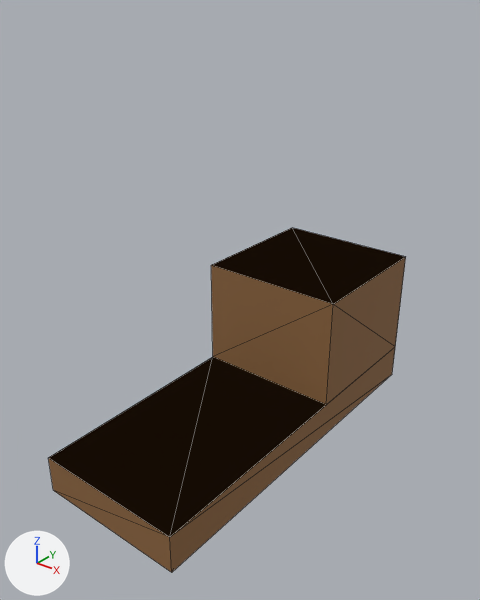
An edit to the glTF model csg_assets/chair.gltf, drawn before and after from the same camera.
Before and after are seen from a camera (50 mm lens) standing at (11.46, -17.02, 11.29) and looking at (2.18, -5.42, 4.1). Arrows for +X, +Y and +Z are at lower left; the lights stay in place. The picture after the commit comes second. Mesh edges are drawn as thin lines. Vertices at exactly the same position are counted once.
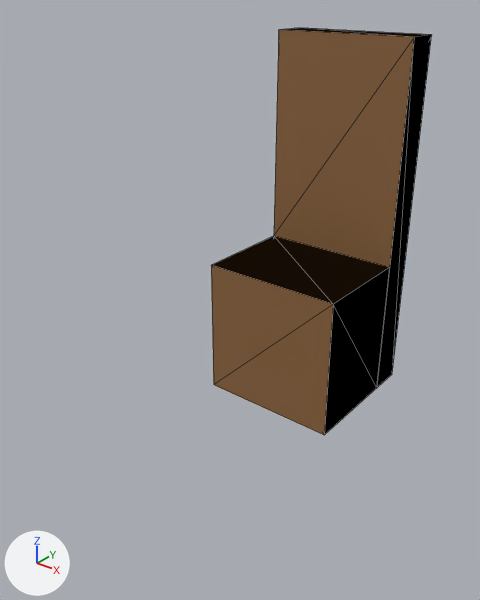
Boxes (x1, y1, x2, y2) around the edits, measured in the pictures (480 x 600 px; the box of a moved part takes in the faces that stretch with it):
'Mesh_0', reshaped (38% narrower, 18% taller): before (48, 228, 406, 573); after (211, 28, 432, 435)
part 1 of me_mesh_0, moved or reshaped: before (212, 228, 405, 304); after (211, 265, 333, 435)
part 2 of me_mesh_0, moved or reshaped: before (334, 257, 406, 346); after (324, 305, 377, 435)
part 3 of me_mesh_0, moved or reshaped: before (211, 265, 395, 405); after (212, 236, 390, 387)
part 4 of me_mesh_0, moved or reshaped: before (49, 347, 395, 537); after (274, 30, 414, 387)
part 5 of me_mesh_0, moved or reshaped: before (48, 375, 391, 573); after (280, 28, 432, 371)

The change, as a diff of the scene's bpy script:
```diff
--- a/csg_assets/chair.gltf.py
+++ b/csg_assets/chair.gltf.py
@@ me_mesh_0 @@
 # used by ob_mesh_0; location = (0.0, 0.0, 0.0)
-me_mesh_0.from_pydata(...)  # 14 vertices, 20 faces; spans x 0.0..4.0, y -10.0..0.0, z 0.0..4.0
+me_mesh_0.from_pydata(...)  # 14 vertices, 20 faces; spans x 0.0..4.0, y -4.0..0.0, z 0.0..10.0
+# me_mesh_0 part 1: all 2 vertices in x 0.0..4.0, y 0.0, z 4.0 are moved by (0.0, -4.0, -4.0)
+# me_mesh_0 part 2: all 2 vertices in x 0.0..4.0, y 0.0, z 1.0 are moved by (0.0, -1.0, -1.0)
+# me_mesh_0 part 3: all 2 vertices in x 0.0..4.0, y -4.0, z 1.0 are moved by (0.0, 3.0, 3.0)
+# me_mesh_0 part 4: all 2 vertices in x 0.0..4.0, y -10.0, z 1.0 are moved by (0.0, 9.0, 9.0)
+# me_mesh_0 part 5: all 2 vertices in x 0.0..4.0, y -10.0, z 0.0 are moved by (0.0, 10.0, 10.0)
 me_mesh_0.materials.append(mat_standard)
```
